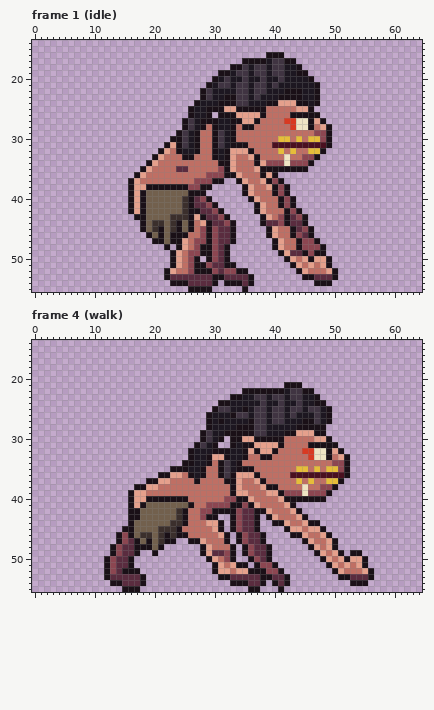
Pixel-art file: assets/source/characters/troglodyte/trog_01.ase. The picture above is the old version.
80x56 pixels, 16 frames. Shown: frame 1 (idle): x 0..64, y 14..55; frame 4 (walk): x 0..64, y 14..55. The commit also changed other frames, which this record leaves out.
The same view after the edit:
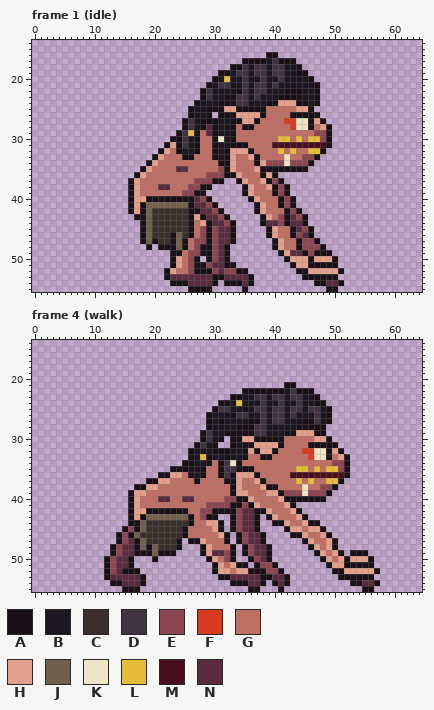
Palette (. is transparent): A #1a1017  B #1d1721  C #3b2f2c  D #403442  E #8c4651  F #d83a22  G #bf6f64  H #e5a08c  J #72604d  K #efe4c4  L #e6bd3a  M #4a1020  N #5a2c3f
Diff:
Changed rows in their new state; - is an unchanged pixel.
Frame 1 (idle):
first column x 32:
16 ---------.
17 ---------A
20 L---------
21 --B-------
22 --A-------
first column x 26:
28 ---N--
29 L--N-B
30 -----K
31 -----B
first column x 18:
38 GGGNNGGG--------------------------
39 GGGGGGGEE-------------------------
40 HAAAAAAA--------------------------
41 -------J--------------------------
42 --CCCCC---------------------------
43 --CCC-----------------------------
44 ----C-CC--------------------------
45 ---CC-CC--------------------------
46 AJCCC-JCA-------------------------
47 AJ-CC-JA--------------------------
48 -A-A-AJA--------------------------
49 ------A------------------------A--
50 --------------------------H----HA-
51 ---------------------------HAAA-A-
52 ---------------------------AHHH-HA
53 -----------------------------AAA--
54 -------------------------------NNA
55 -------------------------------AA-
Frame 4 (walk):
first column x 34:
21 ----------.
22 ----------A
24 L----------
26 ---B-------
27 ---A-------
first column x 28:
33 L-BB--
34 -----K
35 -----D
first column x 16:
40 --GGGNNGGNN-------------------------------
41 --GGGGGGGGG-------------------------------
42 -HHAAAAAA---------------------------------
43 -HA-----JJA-------------------------------
44 -A-CCCC--CA-------------------------------
45 EA-CC---CA--------------------------------
46 ----C-C-C---------------------------------
47 ---CC-CCA---------------------------------
48 --J--CCCA---------------------------------
49 --AAJAAA-------------------------------A--
50 ----A----------------------------------HA-
51 -----------------------------------HAAA-A-
52 -----------------------------------AHHH-HA
53 -------------------------------------AAA--
54 ---------------------------------------NNA
55 ---------------------------------------AA-
